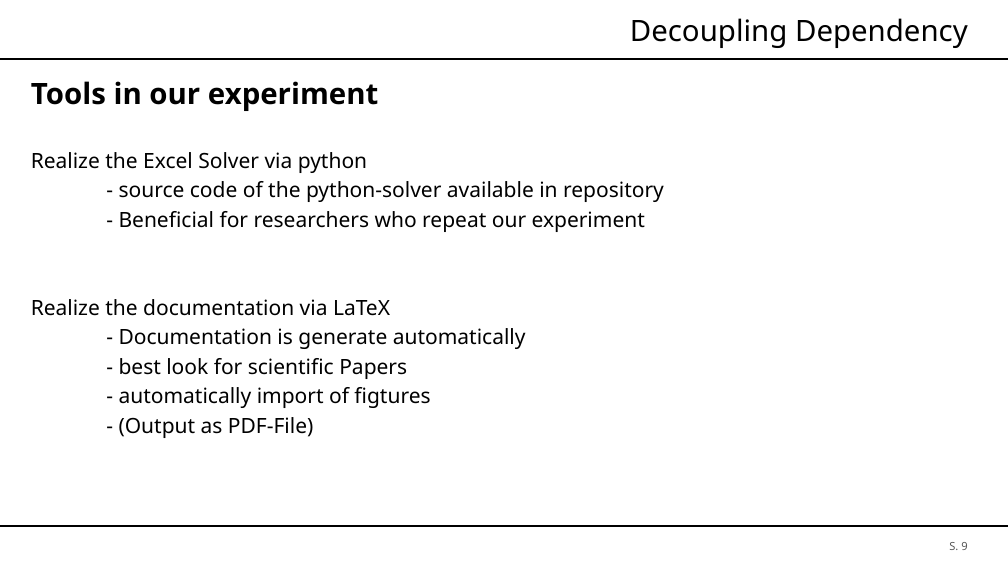
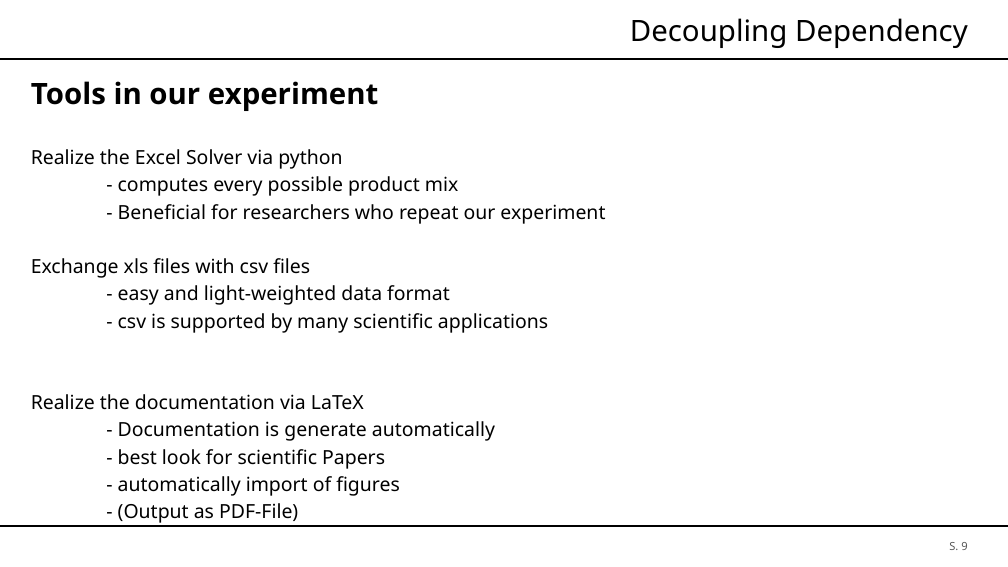
Before and after one commit to brt30696/REPRO_Rraesentation, a slide deck: slide 9 of Präsentation.pptx. Drawn at 1008x567 pixels with LibreOffice and Linux fonts; fonts in the diff are those of the drawing; background and template pictures are left out. Boxes give left, top, right and bottom in pixels: in the first picture for what was removed or moved away, otherwise in the second. Text is boxed around its words. In the diff, an @@ line names an element or a change of style, - is before the commit and + after.

Commit message:
update

```diff
--- a/Präsentation.pptx
+++ b/Präsentation.pptx
@@ text at bbox=[31, 149, 605, 469]: size 15 to 13.9 pt in "Realize the Excel Solver via python", "- Beneficial for researchers who repeat our ...", "Realize the documentation via LaTeX", "- Documentation is generate automatically" and 2 more places @@
@@ text at bbox=[118, 176, 458, 196]: text changed; size 15 to 13.9 pt @@
-- source code of the python-solver available in repository
+- computes every possible product mix
@@ text at bbox=[31, 258, 548, 333]: paragraphs added @@
+Exchange xls files with csv files
+- easy and light-weighted data format
+- csv is supported by many scientific applications
@@ text at bbox=[118, 476, 400, 496]: text changed; size 15 to 13.9 pt @@
-- automatically import of figtures
+- automatically import of figures
```
Also in this commit, not shown: 1 other slide changed.
